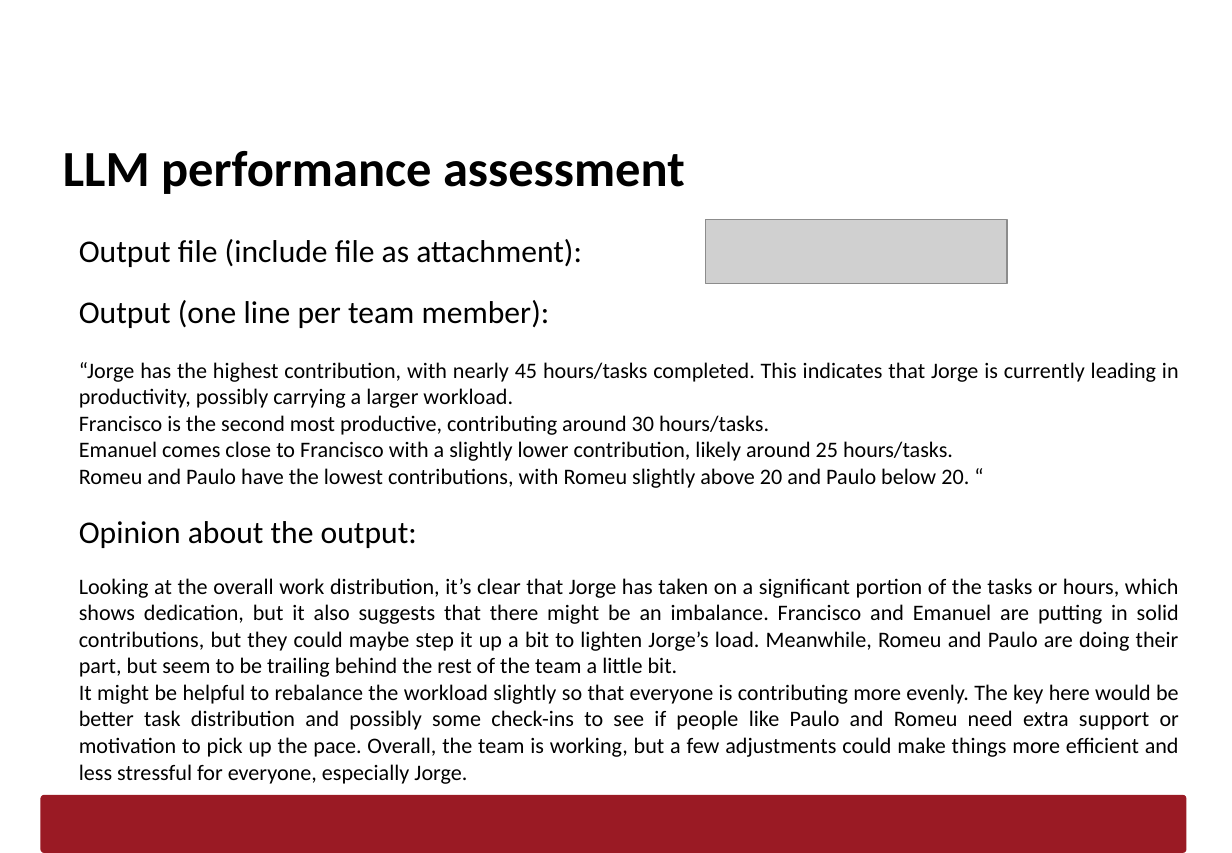
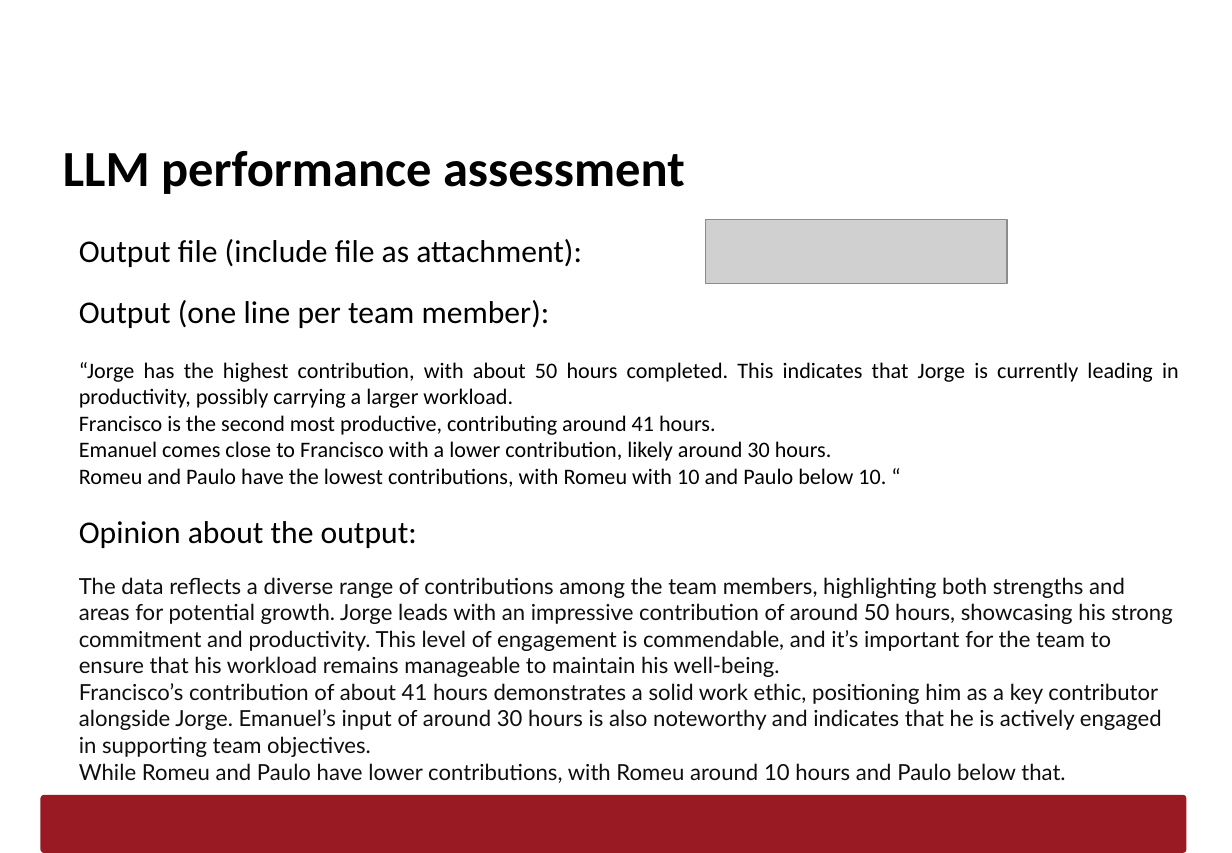
Before and after one commit to JorgeUbaldoR/sem3-25-pi-2024_25-G131, a slide deck: slide 11 of documentation/sprint1/LAPR3 - Sprint Status Report - Template - EN - Sprint1.pptx. Drawn at 1232x853 pixels with LibreOffice and Linux fonts; fonts in the diff are those of the drawing; grey boxes stand for pictures; background and template pictures are left out. Boxes give left, top, right and bottom in pixels: in the first picture for what was removed or moved away, otherwise in the second. Text is boxed around its words. In the diff, an @@ line names an element or a change of style, - is before the commit and + after.

```diff
--- a/documentation/sprint1/LAPR3 - Sprint Status Report - Template - EN - Sprint1.pptx
+++ b/documentation/sprint1/LAPR3 - Sprint Status Report - Template - EN - Sprint1.pptx
@@ text at [79, 362, 1179, 487]: text changed @@
-“Jorge has the highest contribution, with nearly 45 hours/tasks completed. This indicates that Jorge is currently leading in productivity, possibly carrying a larger workload.
-Francisco is the second most productive, contributing around 30 hours/tasks.
-Emanuel comes close to Francisco with a slightly lower contribution, likely around 25 hours/tasks.
-Romeu and Paulo have the lowest contributions, with Romeu slightly above 20 and Paulo below 20. “
+“Jorge has the highest contribution, with about 50 hours completed. This indicates that Jorge is currently leading in productivity, possibly carrying a larger workload.
+Francisco is the second most productive, contributing around 41 hours.
+Emanuel comes close to Francisco with a lower contribution, likely around 30 hours.
+Romeu and Paulo have the lowest contributions, with Romeu with 10 and Paulo below 10. “
@@ text at [79, 577, 1173, 783]: text changed; font Calibri to Lato; text colour #000000 to #0E0E0E @@
-Looking at the overall work distribution, it’s clear that Jorge has taken on a significant portion of the tasks or hours, which shows dedication, but it also suggests that there might be an imbalance. Francisco and Emanuel are putting in solid contributions, but they could maybe step it up a bit to lighten Jorge’s load. Meanwhile, Romeu and Paulo are doing their part, but seem to be trailing behind the rest of the team a little bit.
-It might be helpful to rebalance the workload slightly so that everyone is contributing more evenly. The key here would be better task distribution and possibly some check-ins to see if people like Paulo and Romeu need extra support or motivation to pick up the pace. Overall, the team is working, but a few adjustments could make things more efficient and less stressful for everyone, especially Jorge.
+The data reflects a diverse range of contributions among the team members, highlighting both strengths and areas for potential growth. Jorge leads with an impressive contribution of around 50 hours, showcasing his strong commitment and productivity. This level of engagement is commendable, and it’s important for the team to ensure that his workload remains manageable to maintain his well-being.
+Francisco’s contribution of about 41 hours demonstrates a solid work ethic, positioning him as a key contributor alongside Jorge. Emanuel’s input of around 30 hours is also noteworthy and indicates that he is actively engaged in supporting team objectives.
+While Romeu and Paulo have lower contributions, with Romeu around 10 hours and Paulo below that.
```
Also in this commit, not shown: 2 other slides changed, 2 other files.
